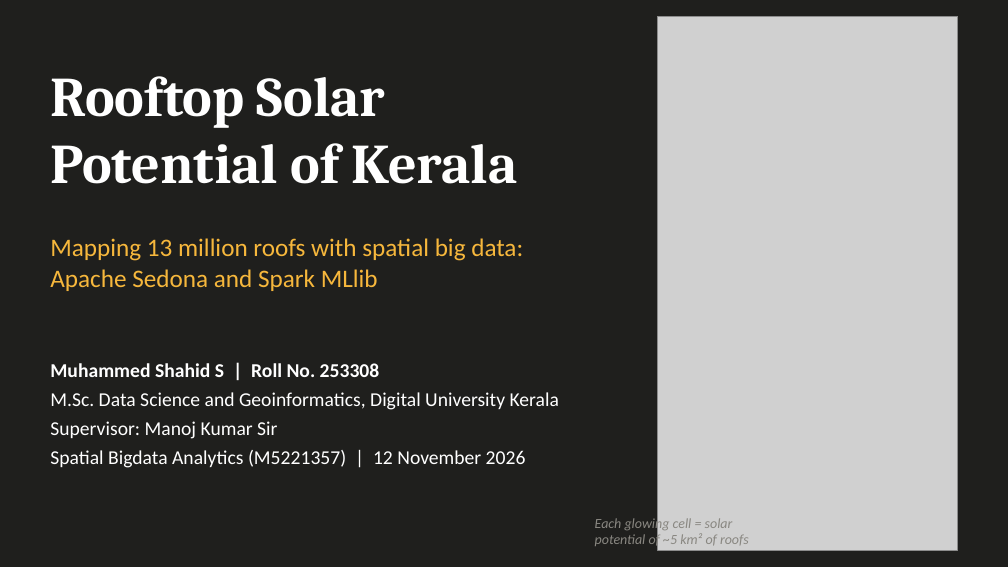
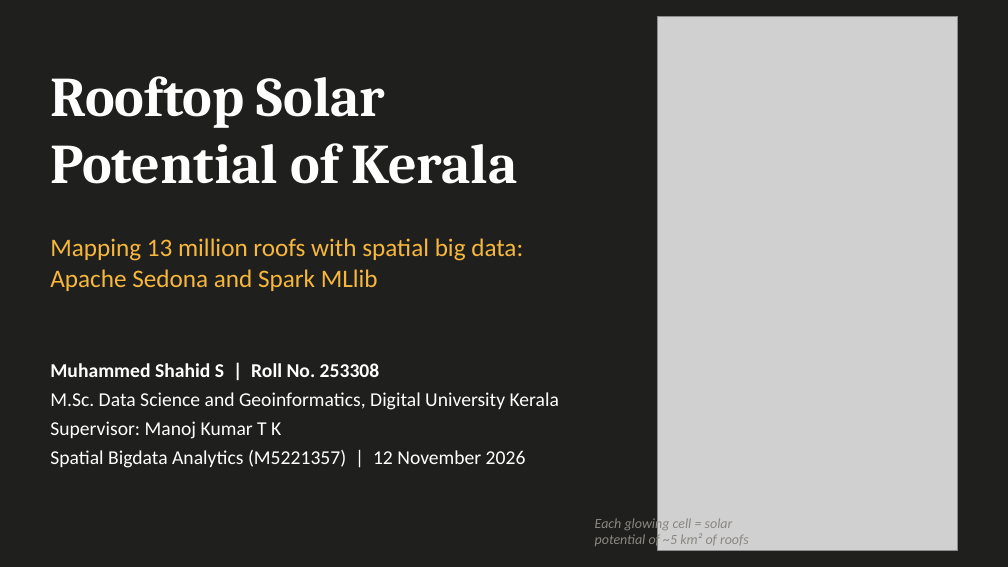
Before and after one commit to muhammedshahidsds25-collab/kerala-rooftop-solar, a slide deck: slide 1 of presentation/Rooftop_Solar_Kerala_Final_v2.pptx. Drawn at 1008x567 pixels with LibreOffice and Linux fonts; fonts in the diff are those of the drawing; grey boxes stand for pictures. Boxes give left, top, right and bottom in pixels: in the first picture for what was removed or moved away, otherwise in the second. Text is boxed around its words. In the diff, an @@ line names an element or a change of style, - is before the commit and + after.

Commit message:
Add final report in reference format; supervisor name Manoj Kumar T K

```diff
--- a/presentation/Rooftop_Solar_Kerala_Final_v2.pptx
+++ b/presentation/Rooftop_Solar_Kerala_Final_v2.pptx
@@ text at [50,421,281,439]: text changed @@
-Supervisor: Manoj Kumar Sir
+Supervisor: Manoj Kumar T K
```
Also in this commit, not shown: 5 other files.
